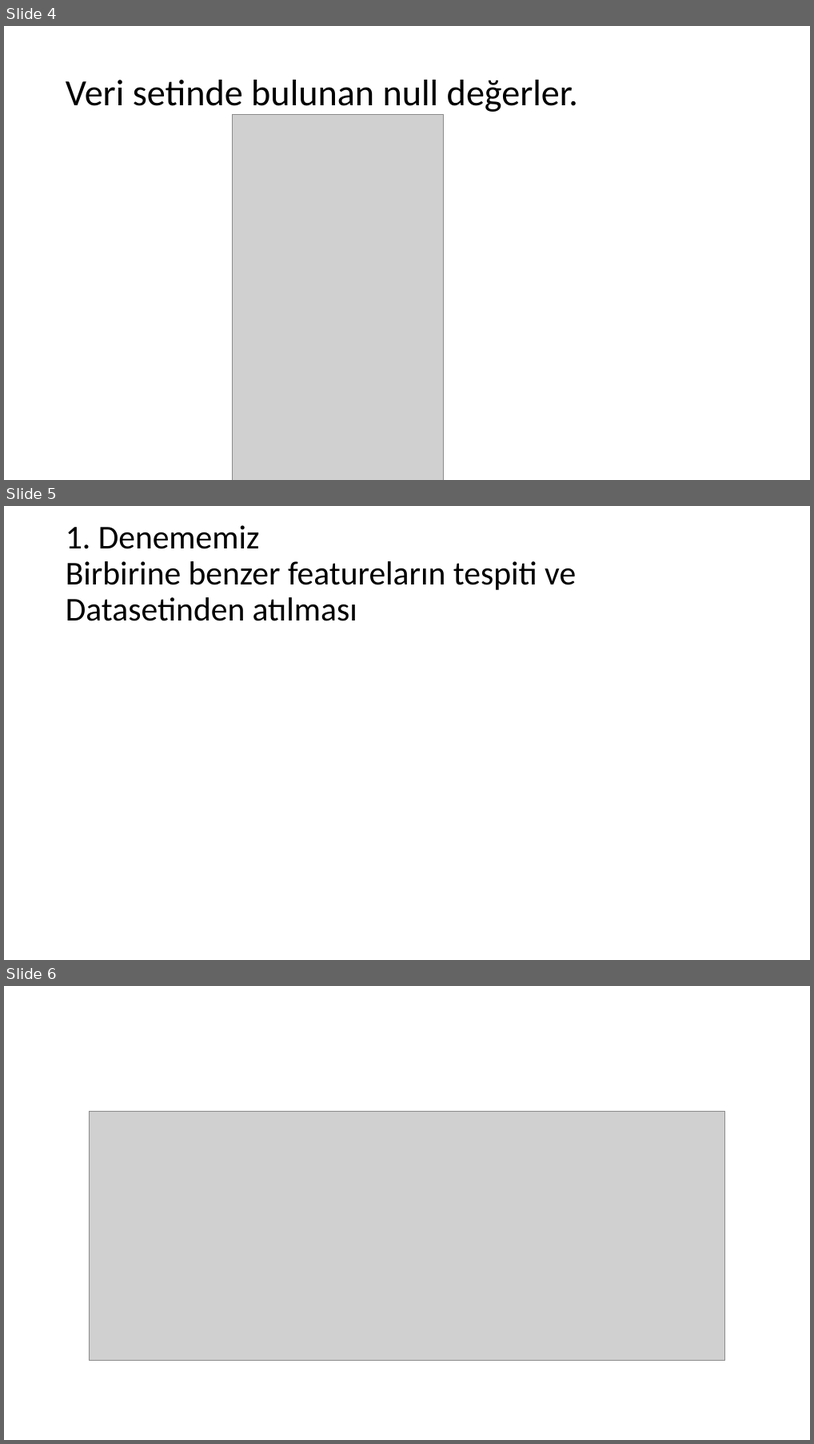
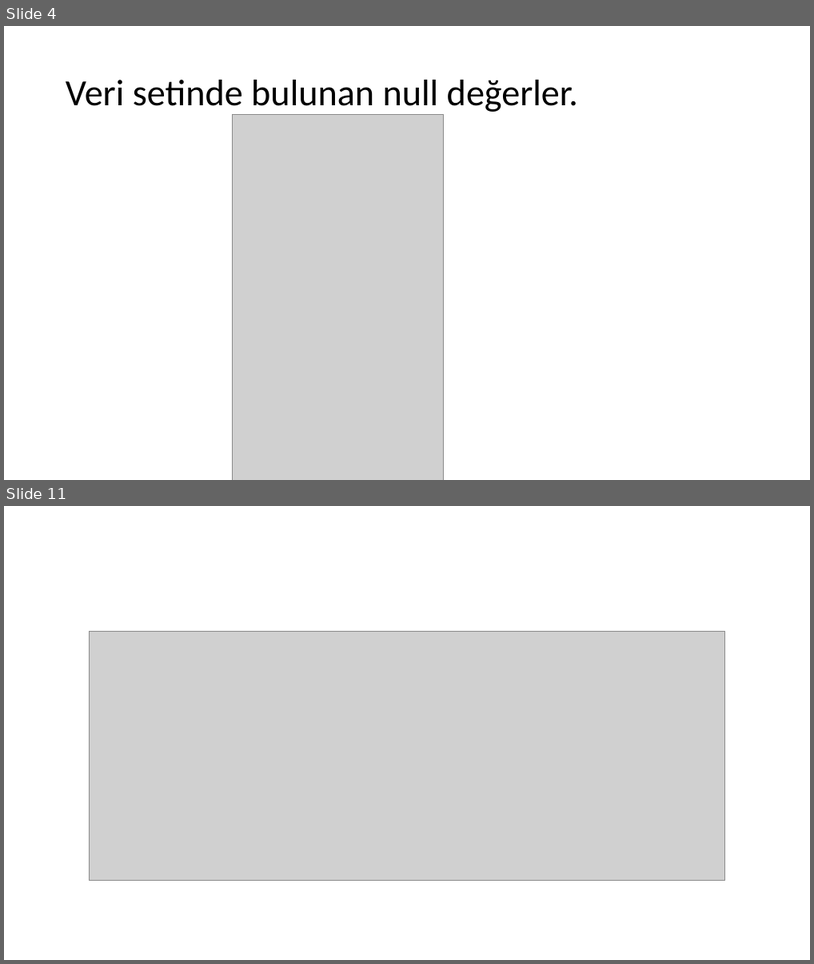
Before and after one commit to ayberkuslu/MLProject, a slide deck: FeatureSelection.pptx. Shown one above the other, each under a label of ours: slides 4, 5 and 6 before the commit, slides 4 and 11 after it; the slides between them are not shown. The pictures are 814x1444 and 814x964 pixels, drawn with LibreOffice and Linux fonts; fonts in the diff are those of the drawing; grey boxes stand for pictures. Boxes give left, top, right and bottom in pixels: in the first picture for what was removed or moved away, otherwise in the second. Text is boxed around its words. In the diff, an @@ line names an element or a change of style, - is before the commit and + after.

```diff
--- a/FeatureSelection.pptx
+++ b/FeatureSelection.pptx
@@ slide 5 removed at (4,506,810,960), background #FFFFFF @@
@@ title removed at (66,525,576,621) @@
-1. Denememiz
-Birbirine benzer featureların tespiti ve Datasetinden atılması
@@ what was slide 6 is now slide 11 @@
```
Also in this commit, not shown: 5 slides changed, 12 slides added, 2 other slides removed.
